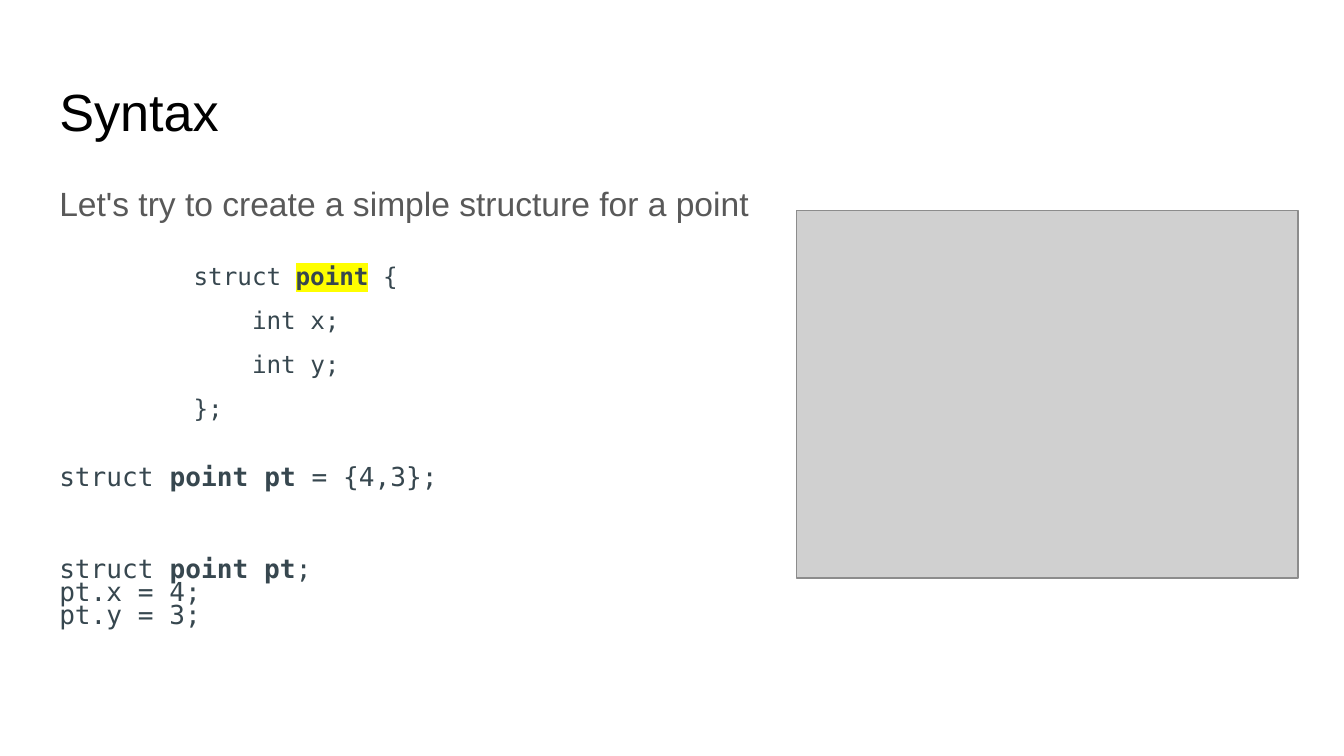
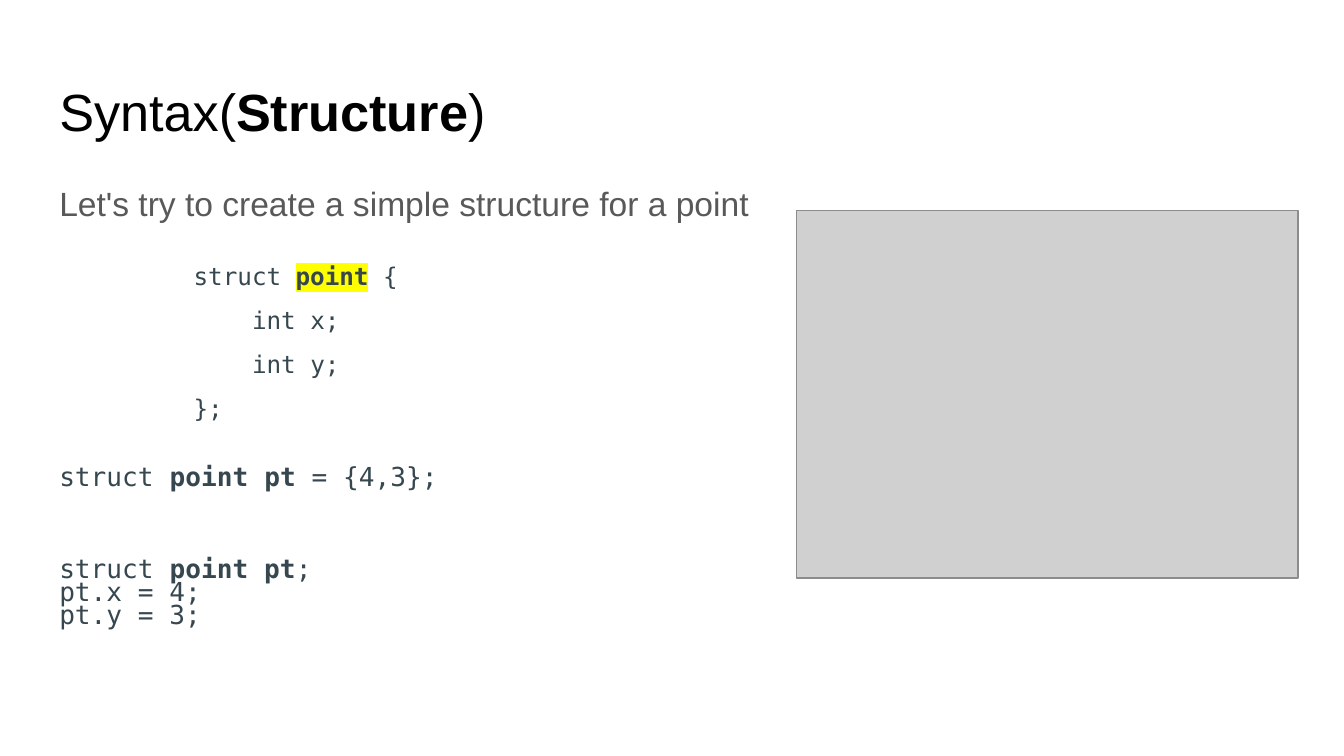
Before and after one commit to ramitgarg/Learnings-for-students, a slide deck: slide 6 of C Laguage/C language Part 3 - Structure and Union.pptx (slide 5 before the commit). Drawn at 1344x756 pixels with LibreOffice and Linux fonts; fonts in the diff are those of the drawing; grey boxes stand for pictures. Boxes give left, top, right and bottom in pixels: in the first picture for what was removed or moved away, otherwise in the second. Text is boxed around its words. In the diff, an @@ line names an element or a change of style, - is before the commit and + after.

```diff
--- a/C Laguage/C language Part 3 - Structure and Union.pptx
+++ b/C Laguage/C language Part 3 - Structure and Union.pptx
@@ title at [59, 93, 485, 141]: text changed; bold on @@
-Syntax
+Syntax(Structure)
```
Also in this commit, not shown: 5 other slides changed, 3 slides added.
